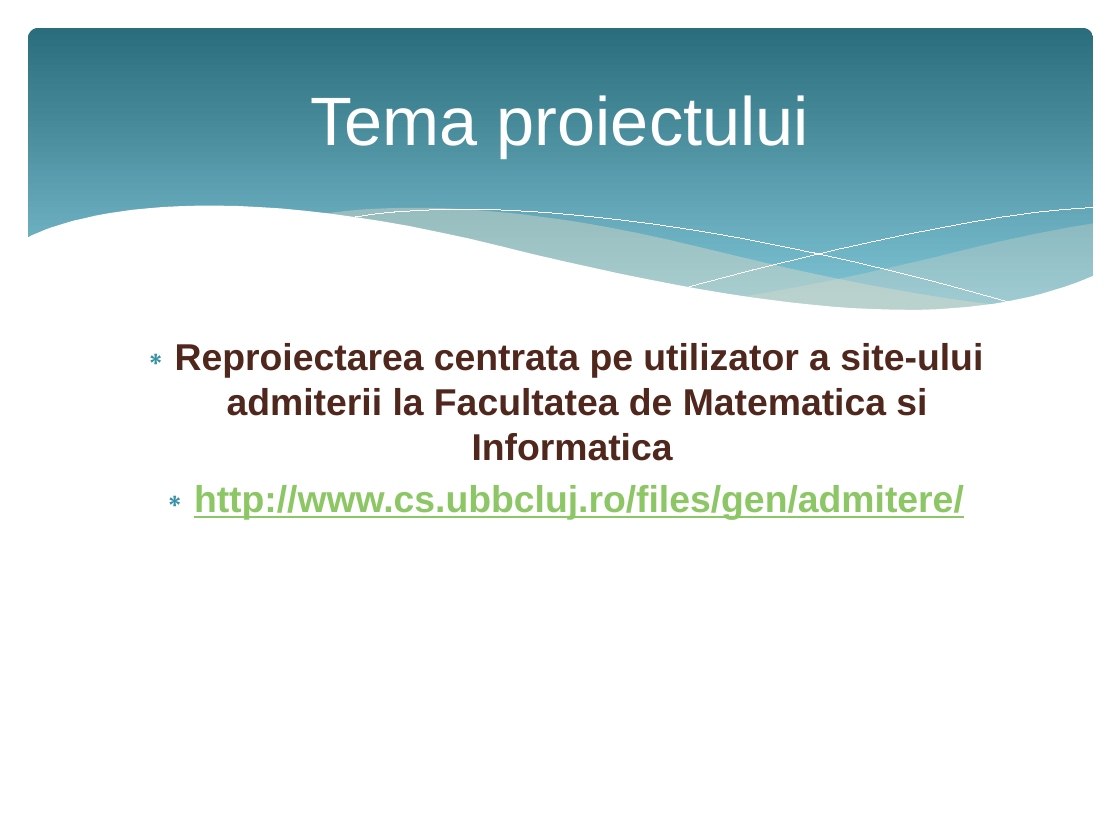
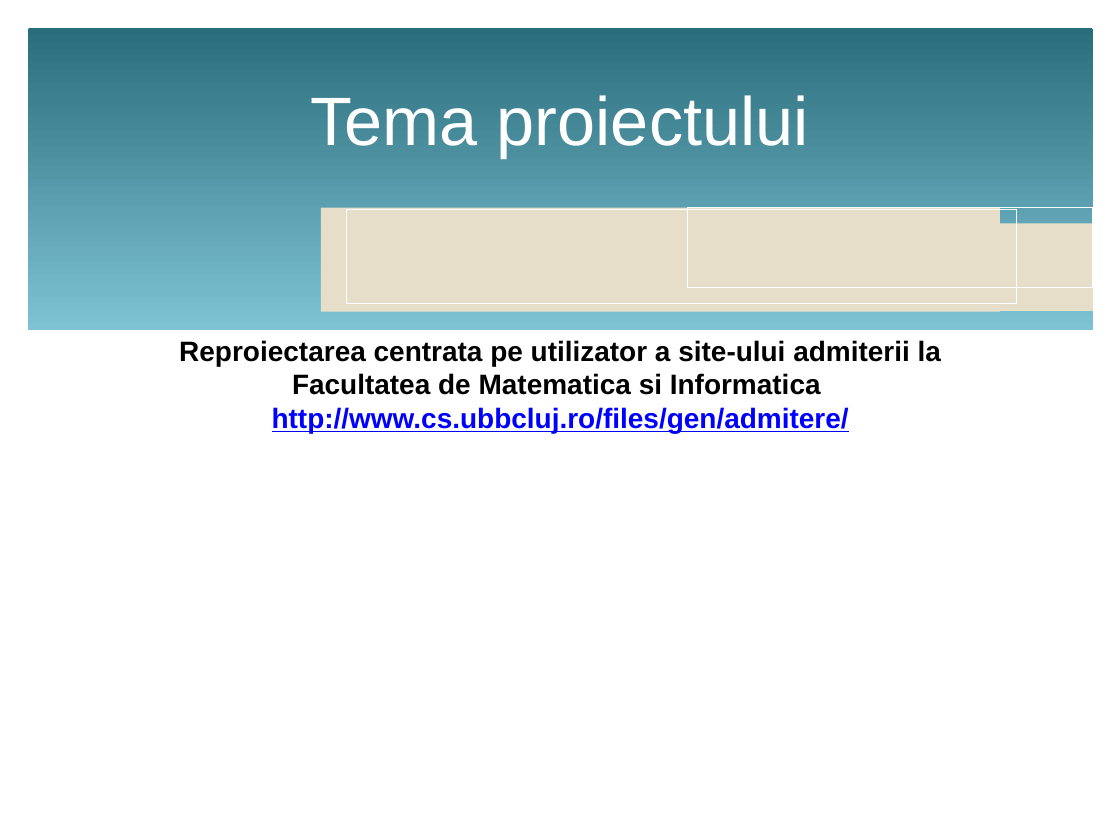
Before and after one commit to brir0567/HCI, a slide deck: slide 2 of DocumentFinal/HCI Prezentare.pptx. Drawn at 1120x840 pixels with LibreOffice and Linux fonts; fonts in the diff are those of the drawing. Boxes give left, top, right and bottom in pixels: in the first picture for what was removed or moved away, otherwise in the second. Text is boxed around its words. In the diff, an @@ line names an element or a change of style, - is before the commit and + after.

```diff
--- a/DocumentFinal/HCI Prezentare.pptx
+++ b/DocumentFinal/HCI Prezentare.pptx
@@ rounded rectangle at (x1=28, y1=28, x2=1093, y2=330): proportions changed @@
@@ group removed at (x1=26, y1=206, x2=1094, y2=368): 5 freeform shapes @@
@@ rectangle added at (x1=320, y1=208, x2=999, y2=312), fill #E7DEC9 @@
@@ rectangle added at (x1=346, y1=209, x2=1016, y2=305), outline #FFFFFF 0.75 pt @@
@@ rectangle added at (x1=687, y1=207, x2=1092, y2=287), outline #FFFFFF 0.75 pt @@
@@ rectangle added at (x1=740, y1=224, x2=1093, y2=311), fill #E7DEC9 @@
@@ text "Reproiectarea centrata pe utilizator a ..." at (x1=179, y1=340, x2=941, y2=433): size 24 to 18 pt; text colour #4F271C to #000000 in "Reproiectarea centrata pe utilizator a site-ului admiterii ..."; text colour #8DC765 to #0000FF in "http://www.cs.ubbcluj.ro/files/gen/admitere/"; bullet ∗ to none; less space between paragraphs @@
```
Also in this commit, not shown: 4 other slides changed.
